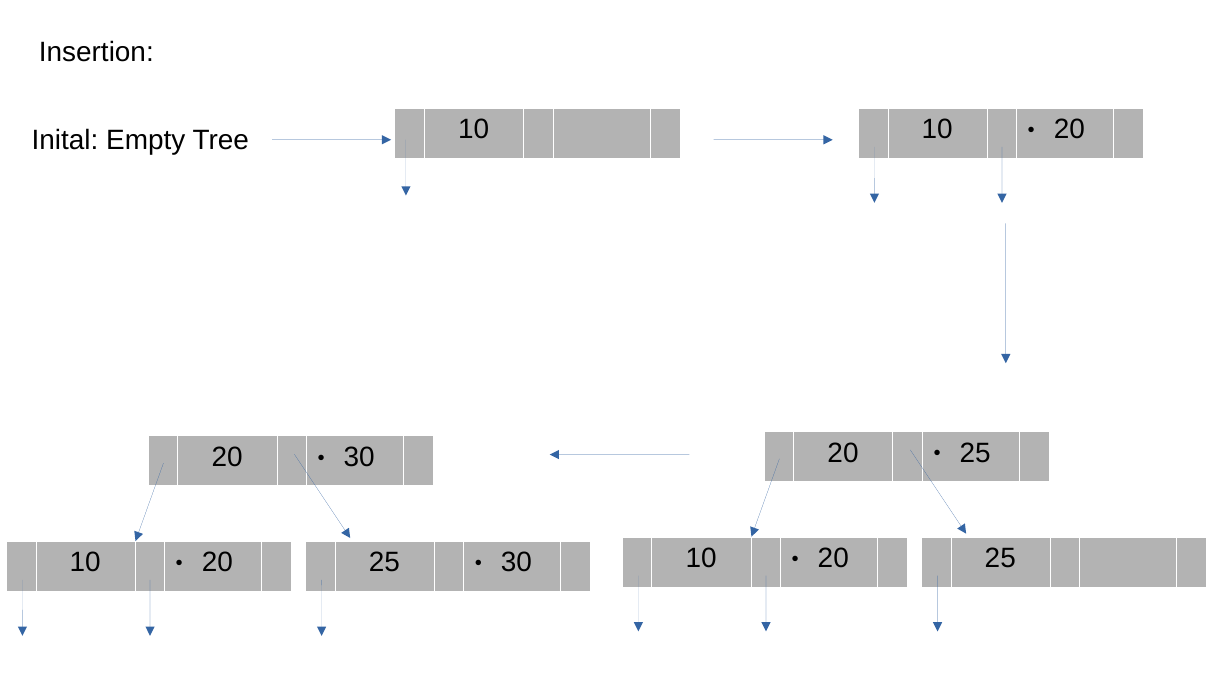
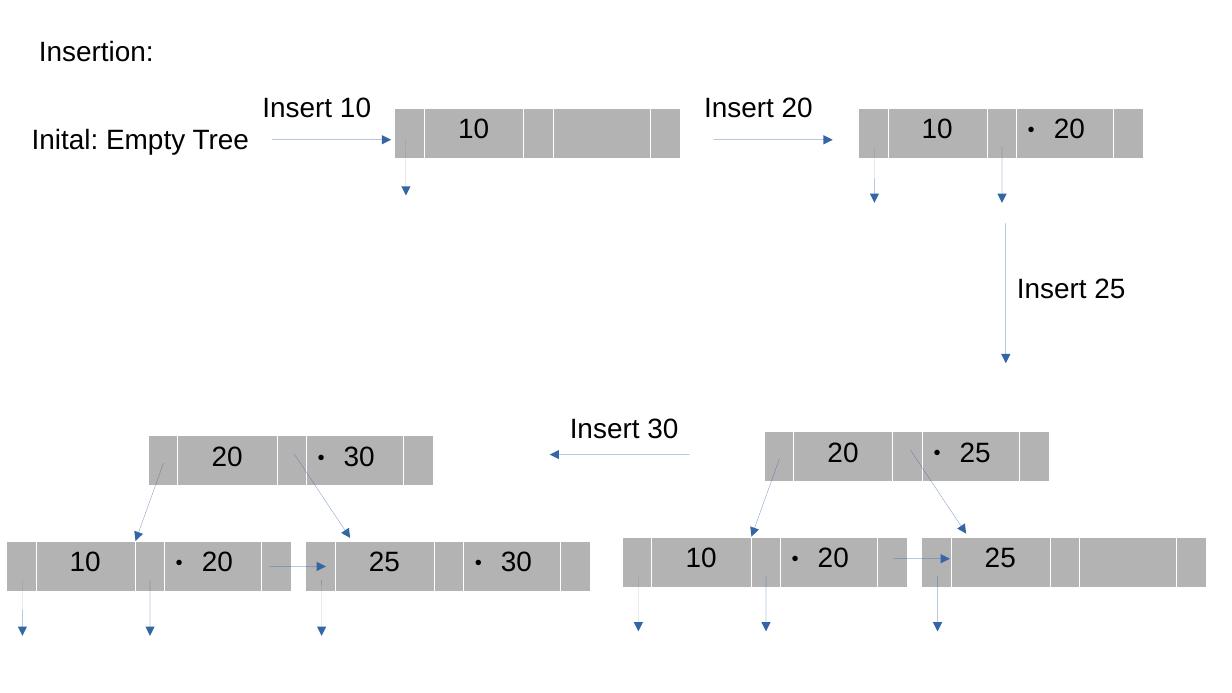
Before and after one commit to rajkumarananthu/workspace, a slide deck: slide 22 of GATE/images/gate_images.pptx. Drawn at 1232x693 pixels with LibreOffice and Linux fonts; fonts in the diff are those of the drawing. Boxes give left, top, right and bottom in pixels: in the first picture for what was removed or moved away, otherwise in the second. Text is boxed around its words. In the diff, an @@ line names an element or a change of style, - is before the commit and + after.

Commit message:
DBMS: File System - 4, added pictures for insertion

```diff
--- a/GATE/images/gate_images.pptx
+++ b/GATE/images/gate_images.pptx
@@ text added at <box>262,97,371,118</box>, 18 pt, text #000000 @@
+Insert 10
@@ text added at <box>704,97,813,118</box>, 18 pt, text #000000 @@
+Insert 20
@@ text added at <box>1017,278,1125,299</box>, 18 pt, text #000000 @@
+Insert 25
@@ text added at <box>570,418,678,439</box>, 18 pt, text #000000 @@
+Insert 30
@@ arrow added from (271, 567) to (326, 567), #3465A4 0 pt @@
@@ arrow added from (894, 559) to (950, 559), #3465A4 0 pt @@
```
Also in this commit, not shown: 2 other slides changed, 6 other files.
